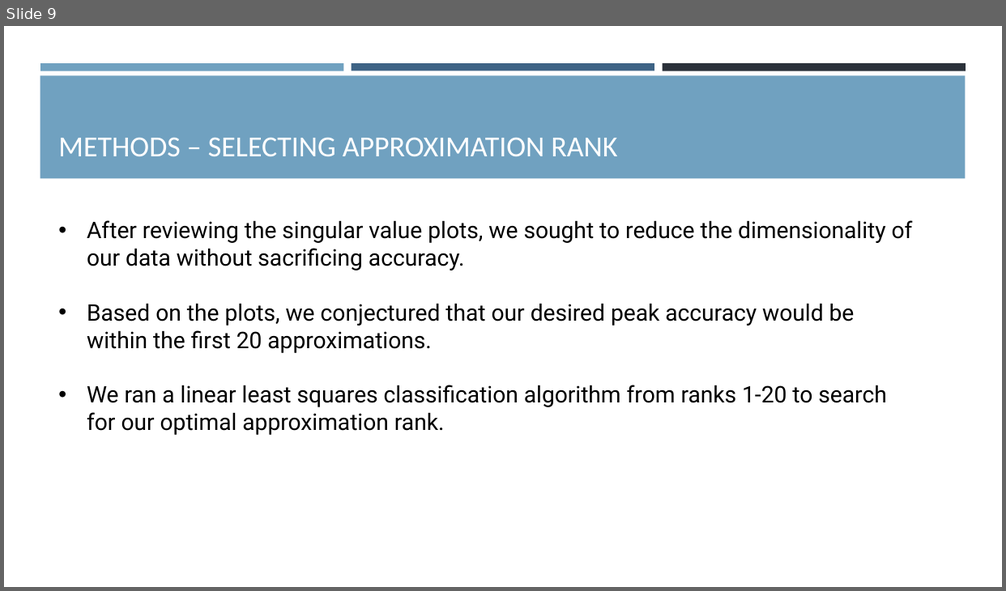
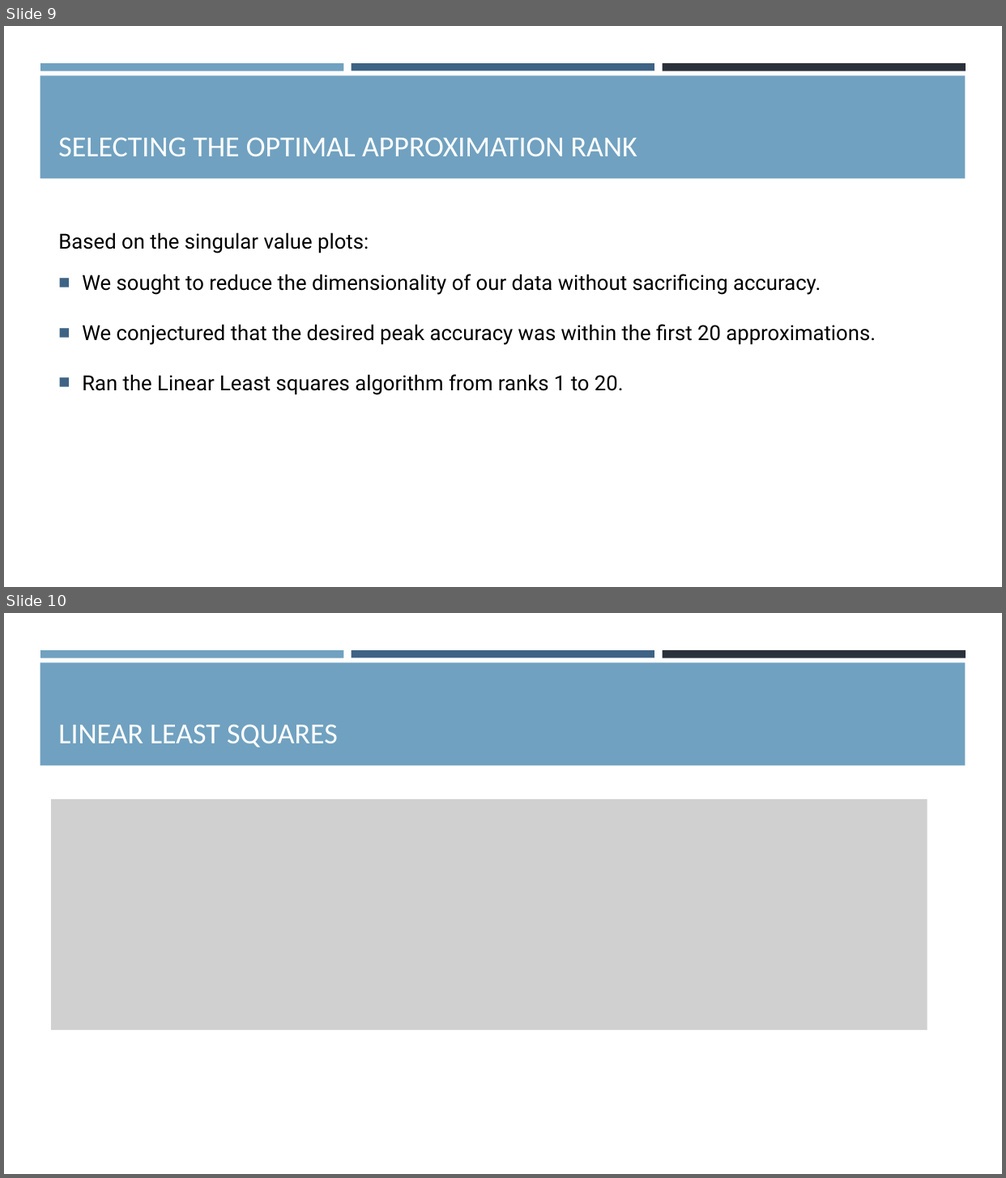
Before and after one commit to justinrnichols/Digit_Recognition, a slide deck: Reports/SVDPowerpoint.pptx. Shown one above the other, each under a label of ours: slide 9 before the commit, slides 9 and 10 after it. The pictures are 1006x591 and 1006x1178 pixels, drawn with LibreOffice and Linux fonts; fonts in the diff are those of the drawing; grey boxes stand for pictures. Boxes give left, top, right and bottom in pixels: in the first picture for what was removed or moved away, otherwise in the second. Text is boxed around its words. In the diff, an @@ line names an element or a change of style, - is before the commit and + after.

```diff
--- a/Reports/SVDPowerpoint.pptx
+++ b/Reports/SVDPowerpoint.pptx
@@ slide 10 added at (x1=4, y1=613, x2=1002, y2=1174), background #FFFFFF; not listed: 4 template elements that a slide beside it also shows @@
@@ title added at (x1=58, y1=724, x2=338, y2=747), 28 pt, text #FFFFFF @@
+LINEAR LEAST SQUARES
@@ picture added at (x1=51, y1=799, x2=927, y2=1031) @@
@@ slide 9 changed as well @@
@@ title at (x1=58, y1=137, x2=637, y2=156): text changed @@
-METHODS – SELECTING APPROXIMATION RANK
+SELECTING THE OPTIMAL APPROXIMATION RANK
@@ text at (x1=58, y1=233, x2=876, y2=395): text changed; size 22 to 20 pt @@
-• After reviewing the singular value plots, we sought to reduce the dimensionality of our data without sacrificing accuracy.
-• Based on the plots, we conjectured that our desired peak accuracy would be within the first 20 approximations.
-• We ran a linear least squares classification algorithm from ranks 1-20 to search for our optimal approximation rank.
+Based on the singular value plots:
+■ We sought to reduce the dimensionality of our data without sacrificing accuracy.
+■ We conjectured that the desired peak accuracy was within the first 20 approximations.
+■ Ran the Linear Least squares algorithm from ranks 1 to 20.
```
Also in this commit, not shown: 15 other slides changed, 1 other slide added, 1 other file.
